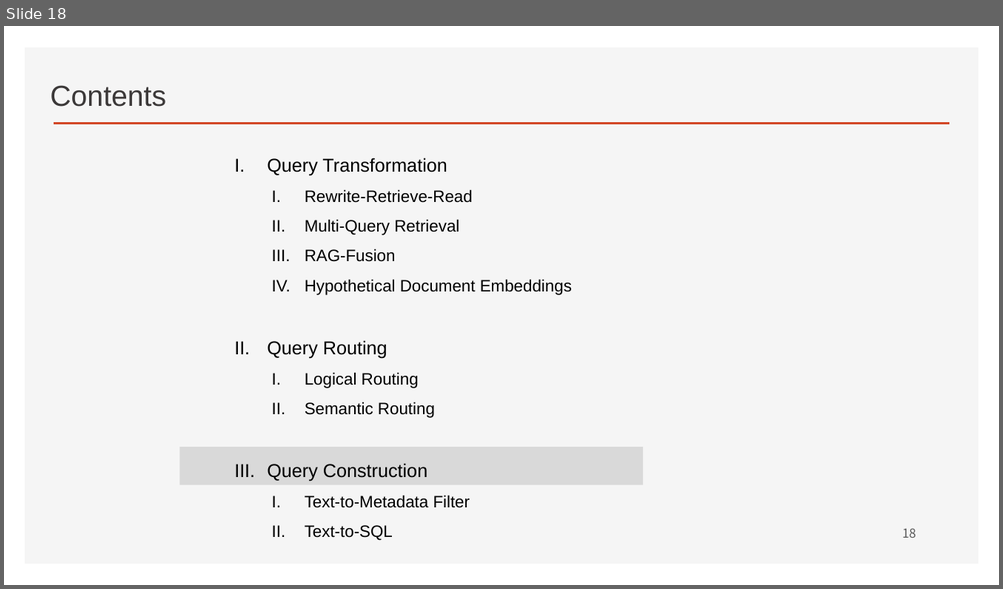
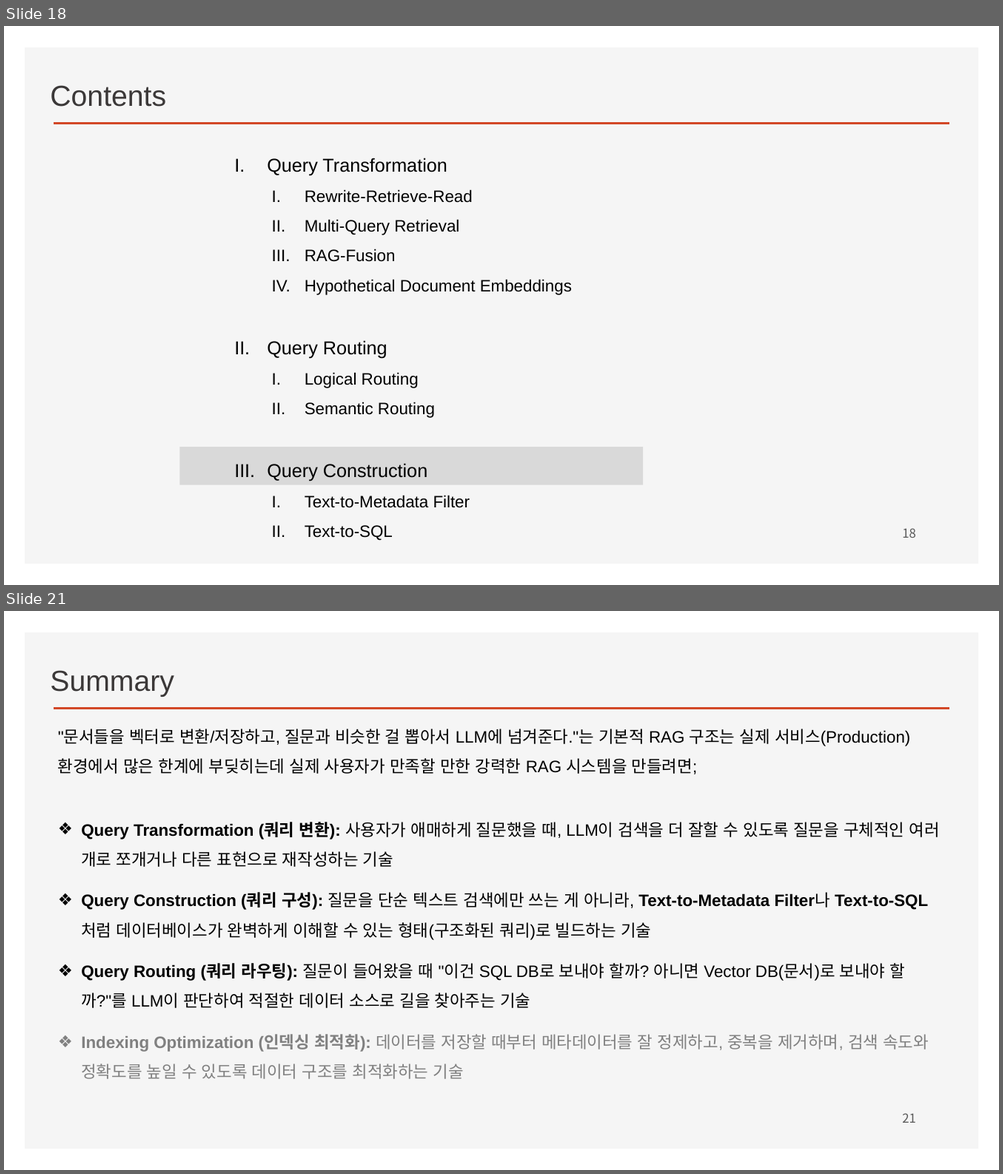
Before and after one commit to ancestor9/2026_Fall_Learning-Langchain-AI-Agent, a slide deck: CHAPTER 3 RAG Part II_Chatting with Your Data.pptx. Shown one above the other, each under a label of ours: slide 18 before the commit, slides 18 and 21 after it; the slides between them are not shown. The pictures are 1003x589 and 1003x1174 pixels, drawn with LibreOffice and Linux fonts; fonts in the diff are those of the drawing; background and template pictures are left out. Boxes give left, top, right and bottom in pixels: in the first picture for what was removed or moved away, otherwise in the second. Text is boxed around its words. In the diff, an @@ line names an element or a change of style, - is before the commit and + after.

```diff
--- a/CHAPTER 3 RAG Part II_Chatting with Your Data.pptx
+++ b/CHAPTER 3 RAG Part II_Chatting with Your Data.pptx
@@ slide 21 added at box(4, 611, 999, 1170), background #FFFFFF; not listed: 2 template elements that a slide beside it also shows @@
@@ text added at box(50, 670, 173, 697), 28 pt, text #3B3838 @@
+Summary
@@ text added at box(58, 729, 939, 1079), 16 pt, text #000000 @@
+"문서들을 벡터로 변환/저장하고, 질문과 비슷한 걸 뽑아서 LLM에 넘겨준다."는 기본적 RAG 구조는 실제 서비스(Production)환경에서 많은 한계에 부딪히는데 실제 사용자가 만족할 만한 강력한 RAG 시스템을 만들려면;
+❖ Query Transformation (쿼리 변환): 사용자가 애매하게 질문했을 때, LLM이 검색을 더 잘할 수 있도록 질문을 구체적인 여러 개로 쪼개거나 다른 표현으로 재작성하는 기술
+❖ Query Construction (쿼리 구성): 질문을 단순 텍스트 검색에만 쓰는 게 아니라, Text-to-Metadata Filter나 Text-to-SQL처럼 데이터베이스가 완벽하게 이해할 수 있는 형태(구조화된 쿼리)로 빌드하는 기술
+❖ Query Routing (쿼리 라우팅): 질문이 들어왔을 때 "이건 SQL DB로 보내야 할까? 아니면 Vector DB(문서)로 보내야 할까?"를 LLM이 판단하여 적절한 데이터 소스로 길을 찾아주는 기술
+❖ Indexing Optimization (인덱싱 최적화): 데이터를 저장할 때부터 메타데이터를 잘 정제하고, 중복을 제거하며, 검색 속도와 정확도를 높일 수 있도록 데이터 구조를 최적화하는 기술
@@ page number added at box(902, 1113, 916, 1123), 12 pt, text #595959 @@
+21
```
Also in this commit, not shown: 1 slide changed, 2 other slides added.
